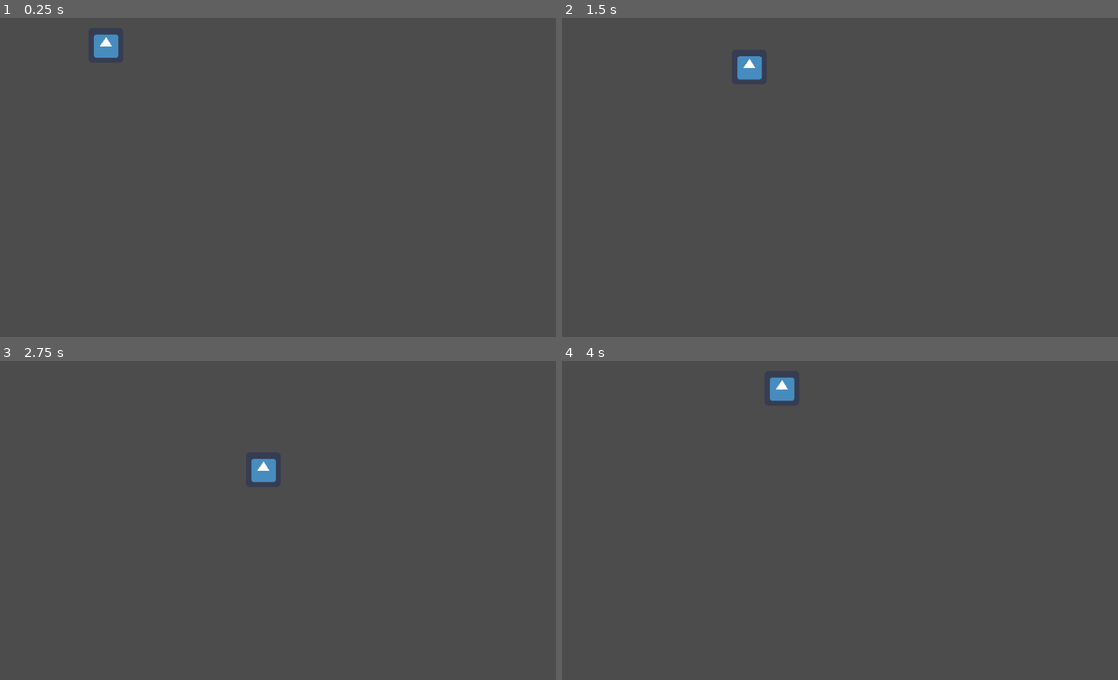
Above: before the commit, frames 1-4 (two rows, left to right).
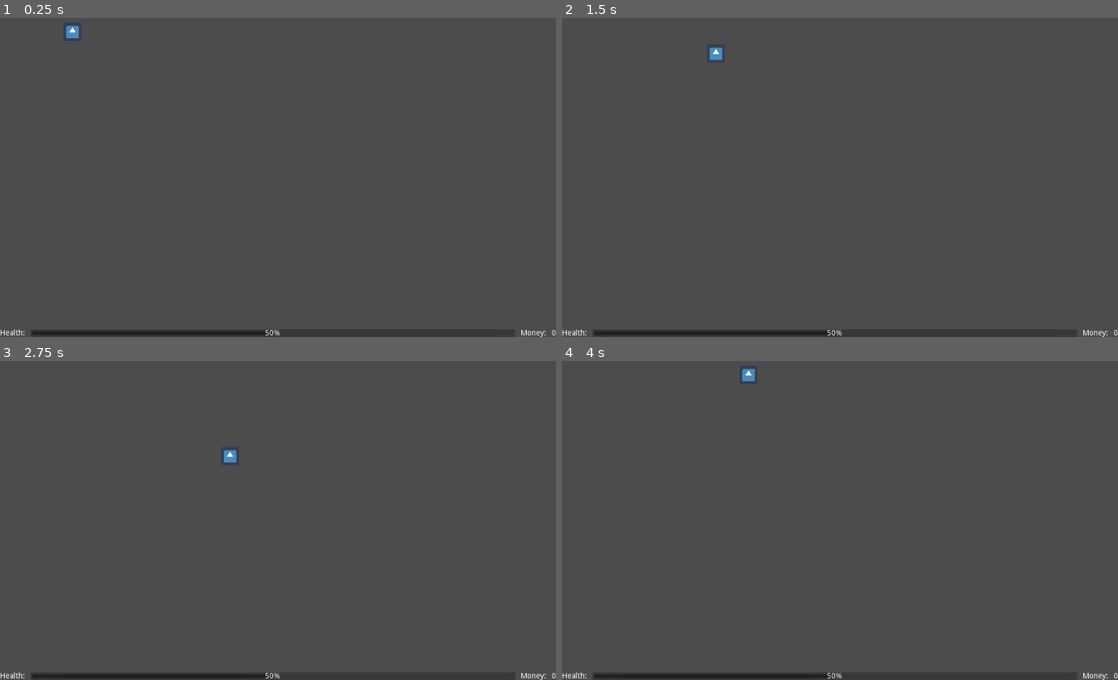
Above: after the commit, the same moments.

Repository: LMBishop/LikKanShootdown
Game: Godot game, scene res://Node2D.tscn
Same seed, same stepped clock (60 frames per second), same inputs: the game is played once before the commit and once after it. The engine's default icon, where the game draws it, is replaced by a stand-in: a white triangle on a blue panel in a dark square.
Inputs:
- Up to frame 1 (0.25 s): no input
- Up to frame 2 (1.5 s): tap Enter at 0.5 s; hold Right (right) 0.53-1.28 s; hold Down (down) from 1.28 s (still down)
- Up to frame 3 (2.75 s): release Down (down) at 2.03 s; hold Right (right) from 2.03 s (still down)
- Up to frame 4 (4 s): release Right (right) at 2.78 s; hold Up (up) 2.78-3.53 s; hold Left (left) from 3.53 s (still down)

The runs differ from the first frame. In frame 1, 1.4% of the frame differs, in the area x 0-100%, y 2-100%; in frame 2, 1.4%, in the area x 0-100%, y 9-100%; in frame 3, 1.4%; in frame 4, 1.4%.

Commit message:
Add UI

Diff:
--- a/Node2D.tscn
+++ b/Node2D.tscn
@@ -5,16 +5,53 @@
 
 [sub_resource type="CircleShape2D" id=1]
 
-[node name="Node2D" type="Node2D"]
-position = Vector2( 46, 10 )
+[node name="Node" type="Node"]
 
-[node name="KinematicBody2D" type="KinematicBody2D" parent="."]
+[node name="Node2D" type="Node2D" parent="."]
+
+[node name="KinematicBody2D" type="KinematicBody2D" parent="Node2D"]
 position = Vector2( 149, 52 )
 input_pickable = true
 script = ExtResource( 2 )
 
-[node name="CollisionShape2D" type="CollisionShape2D" parent="KinematicBody2D"]
+[node name="CollisionShape2D" type="CollisionShape2D" parent="Node2D/KinematicBody2D"]
 shape = SubResource( 1 )
 
-[node name="Sprite" type="Sprite" parent="KinematicBody2D/CollisionShape2D"]
+[node name="Sprite" type="Sprite" parent="Node2D/KinematicBody2D/CollisionShape2D"]
+position = Vector2( -15.5, -15 )
+scale = Vector2( 0.515625, 0.53125 )
 texture = ExtResource( 1 )
+
+[node name="HBoxContainer" type="HBoxContainer" parent="."]
+anchor_top = 1.0
+anchor_right = 1.0
+anchor_bottom = 1.0
+margin_top = -14.0
+custom_constants/separation = 10
+alignment = 2
+
+[node name="Label" type="Label" parent="HBoxContainer"]
+margin_right = 46.0
+margin_bottom = 14.0
+text = "Health:"
+align = 2
+
+[node name="ProgressBar" type="ProgressBar" parent="HBoxContainer"]
+margin_left = 56.0
+margin_right = 949.0
+margin_bottom = 14.0
+size_flags_horizontal = 3
+size_flags_vertical = 3
+value = 50.0
+
+[node name="Label2" type="Label" parent="HBoxContainer"]
+margin_left = 959.0
+margin_right = 1006.0
+margin_bottom = 14.0
+text = "Money:"
+
+[node name="Label3" type="Label" parent="HBoxContainer"]
+margin_left = 1016.0
+margin_right = 1024.0
+margin_bottom = 14.0
+text = "0"
